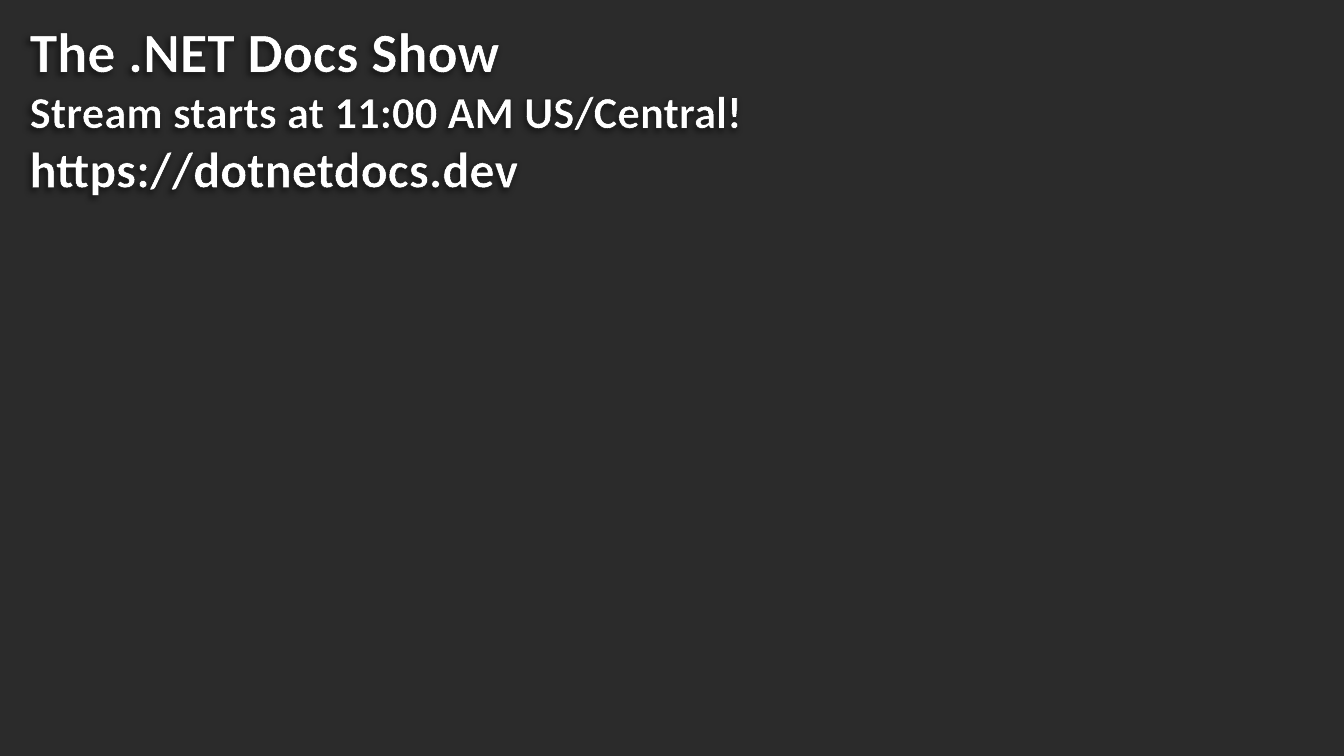
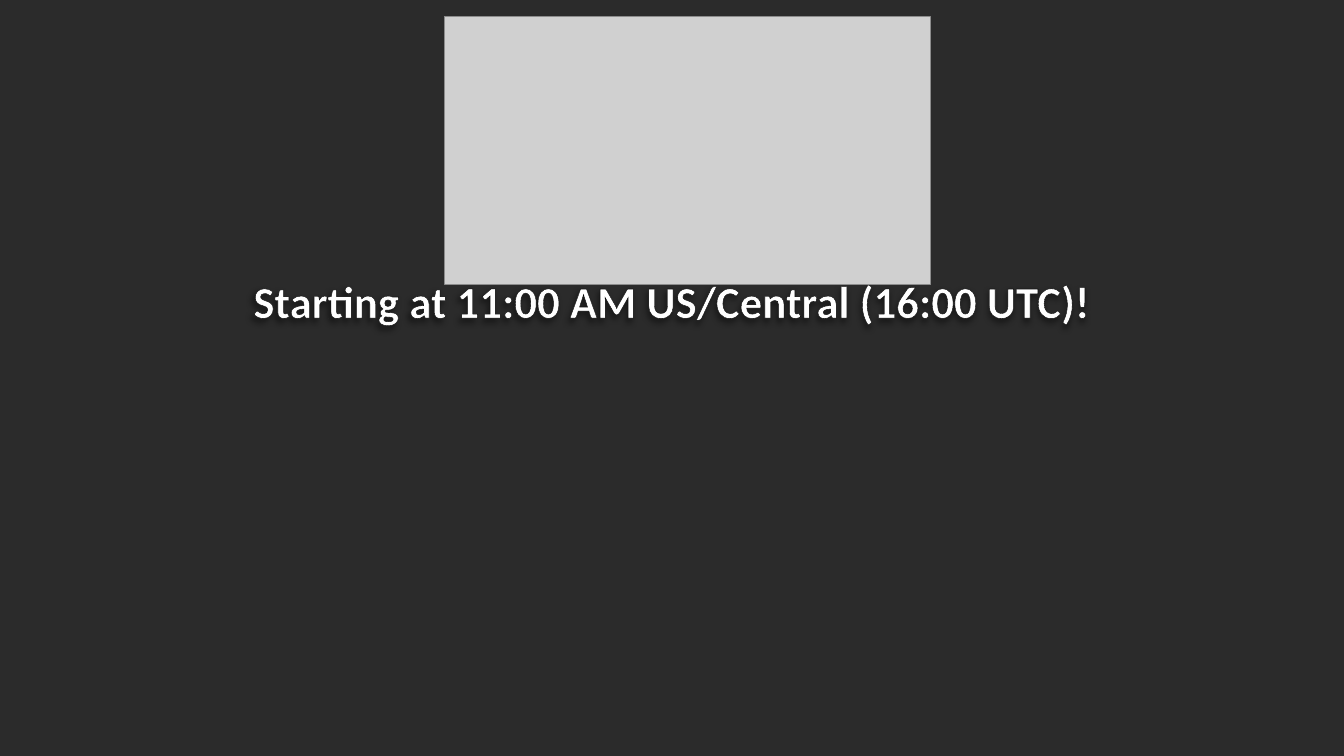
Before and after one commit to CamSoper/thedotnetdocs, a slide deck: slide 1 of media/bumpers/Bumpers.pptx. Drawn at 1344x756 pixels with LibreOffice and Linux fonts; fonts in the diff are those of the drawing; grey boxes stand for pictures; background and template pictures are left out; a plain dark background stands for a picture behind light text. Boxes give left, top, right and bottom in pixels: in the first picture for what was removed or moved away, otherwise in the second. Text is boxed around its words. In the diff, an @@ line names an element or a change of style, - is before the commit and + after.

```diff
--- a/media/bumpers/Bumpers.pptx
+++ b/media/bumpers/Bumpers.pptx
@@ picture added at [445, 16, 930, 284] @@
@@ text at [253, 281, 1090, 326]: text changed @@
-The .NET Docs Show
-Stream starts at 11:00 AM US/Central!
-https://dotnetdocs.dev
+Starting at 11:00 AM US/Central (16:00 UTC)!
```
Also in this commit, not shown: 2 other slides changed, 4 slides added, 15 other files.
